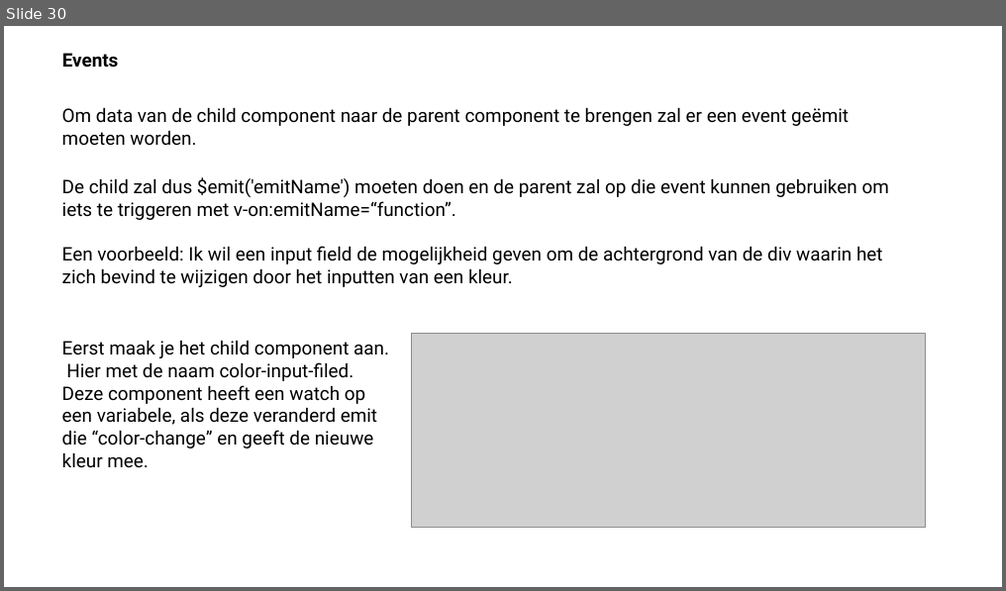
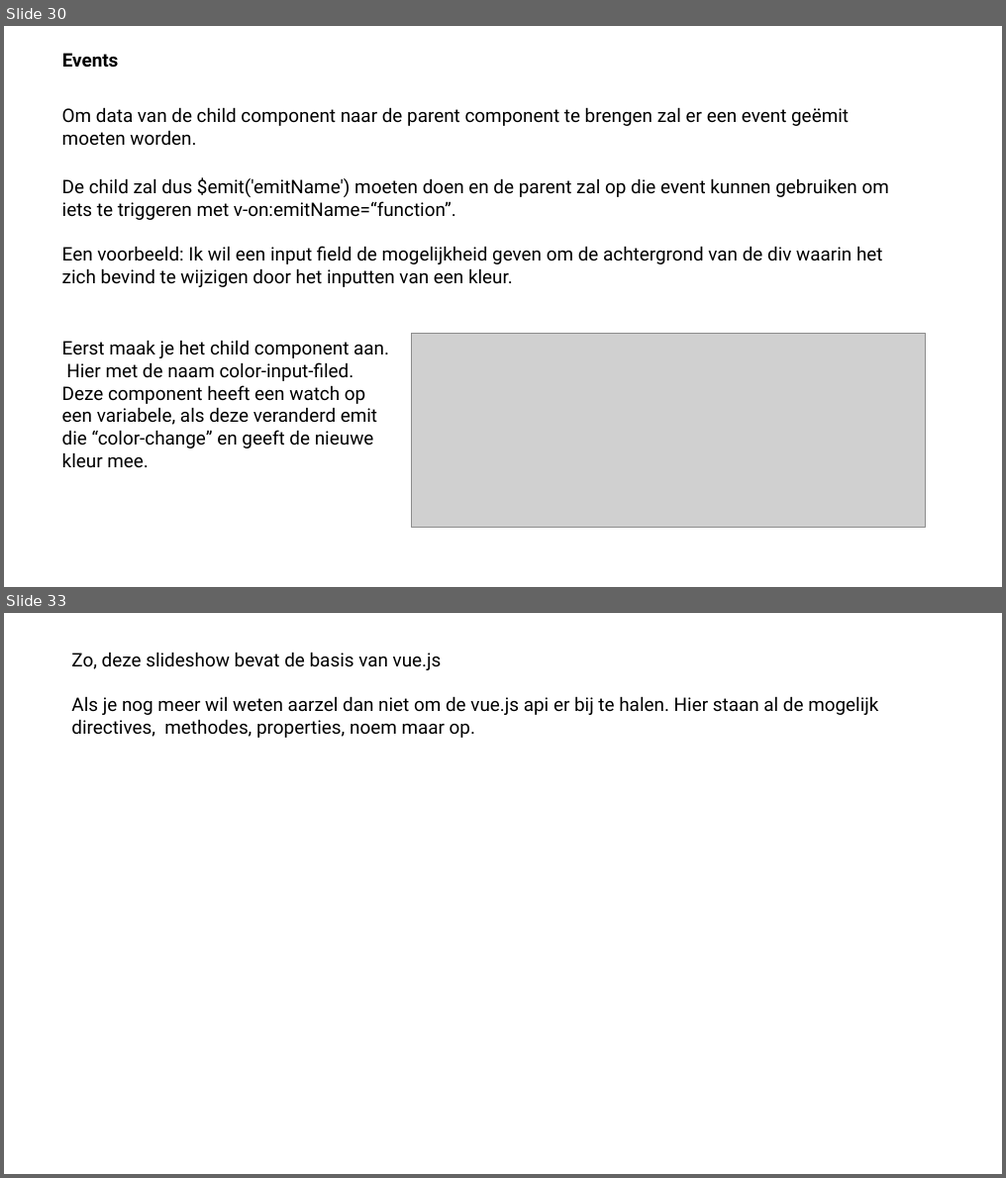
Before and after one commit to sepperenty/web-research-3, a slide deck: newTech/slideshow.pptx. Shown one above the other, each under a label of ours: slide 30 before the commit, slides 30 and 33 after it; the slides between them are not shown. The pictures are 1006x591 and 1006x1178 pixels, drawn with LibreOffice and Linux fonts; fonts in the diff are those of the drawing; grey boxes stand for pictures. Boxes give left, top, right and bottom in pixels: in the first picture for what was removed or moved away, otherwise in the second. Text is boxed around its words. In the diff, an @@ line names an element or a change of style, - is before the commit and + after.

Commit message:
new tech slideshow final

```diff
--- a/newTech/slideshow.pptx
+++ b/newTech/slideshow.pptx
@@ slide 33 added at bbox=[4, 613, 1002, 1174], background #FFFFFF @@
@@ text added at bbox=[71, 652, 878, 738], 18 pt, text #000000 @@
+Zo, deze slideshow bevat de basis van vue.js
+Als je nog meer wil weten aarzel dan niet om de vue.js api er bij te halen. Hier staan al de mogelijk directives, methodes, properties, noem maar op.
```
Also in this commit, not shown: 1 slide changed, 1 other slide added, 2 other files.
